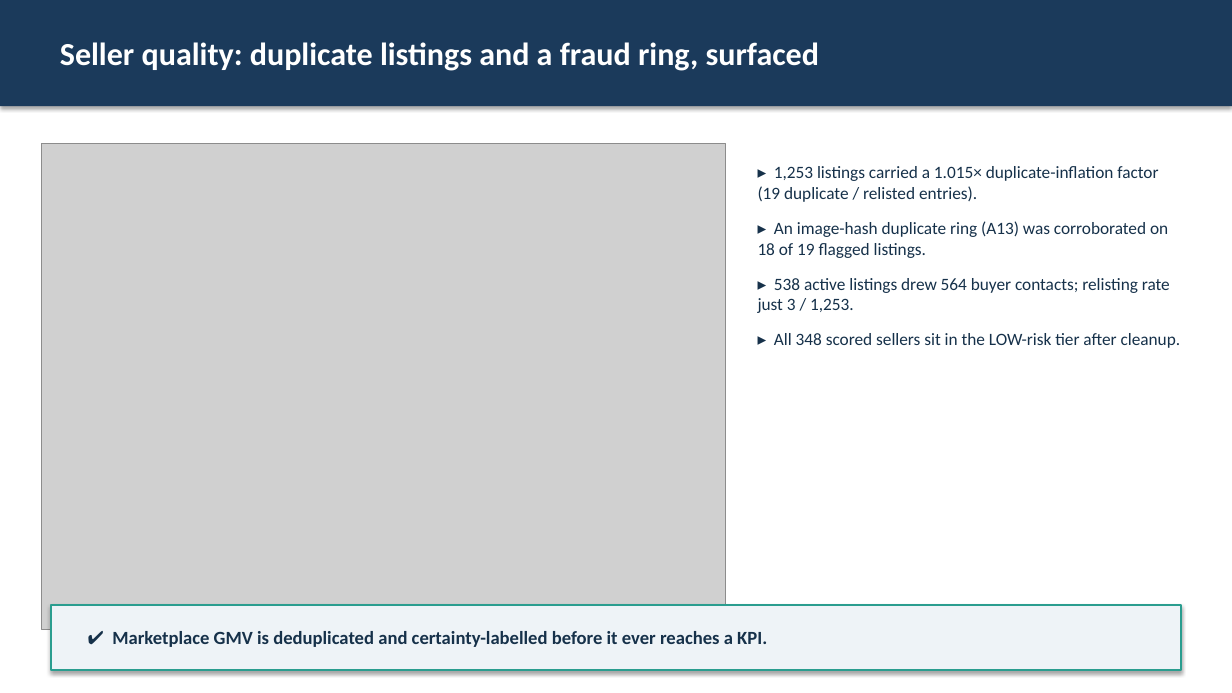
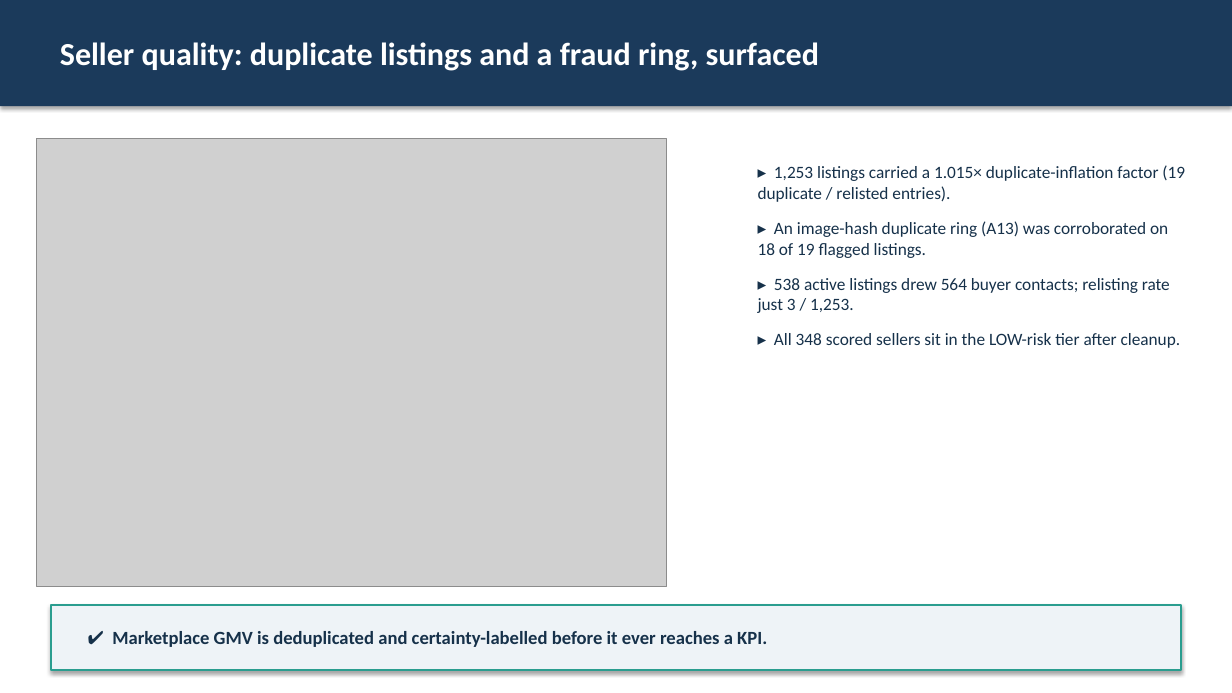
Before and after one commit to ARIF-rb/nexamart-m2, a slide deck: slide 10 of presentation/nexamart_m2_presentation.pptx. Drawn at 1232x693 pixels with LibreOffice and Linux fonts; fonts in the diff are those of the drawing; grey boxes stand for pictures. Boxes give left, top, right and bottom in pixels: in the first picture for what was removed or moved away, otherwise in the second. Text is boxed around its words. In the diff, an @@ line names an element or a change of style, - is before the commit and + after.

```diff
--- a/presentation/nexamart_m2_presentation.pptx
+++ b/presentation/nexamart_m2_presentation.pptx
@@ picture: place and size @@
-picture at (42, 143, 726, 630)
+picture at (37, 139, 666, 587)
@@ text "▸ 1,253 listings carried a ..." rewrapped from (758, 166, 1181, 348) to (758, 165, 1185, 348) @@
```
Also in this commit, not shown: 8 other slides changed.
